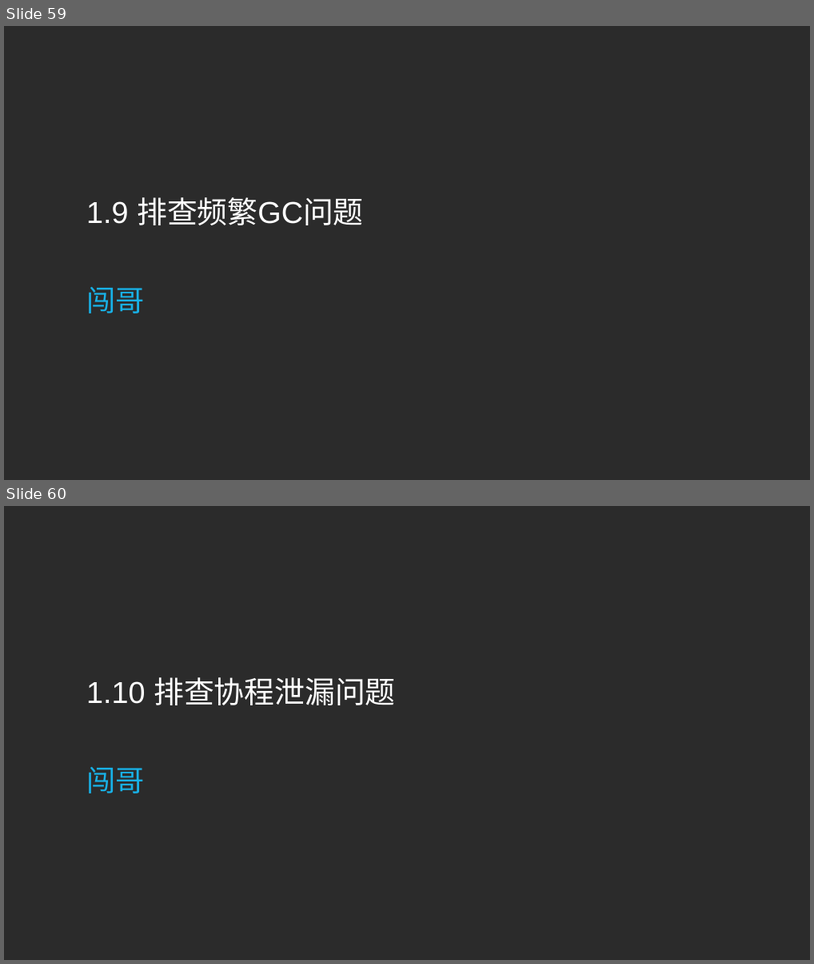
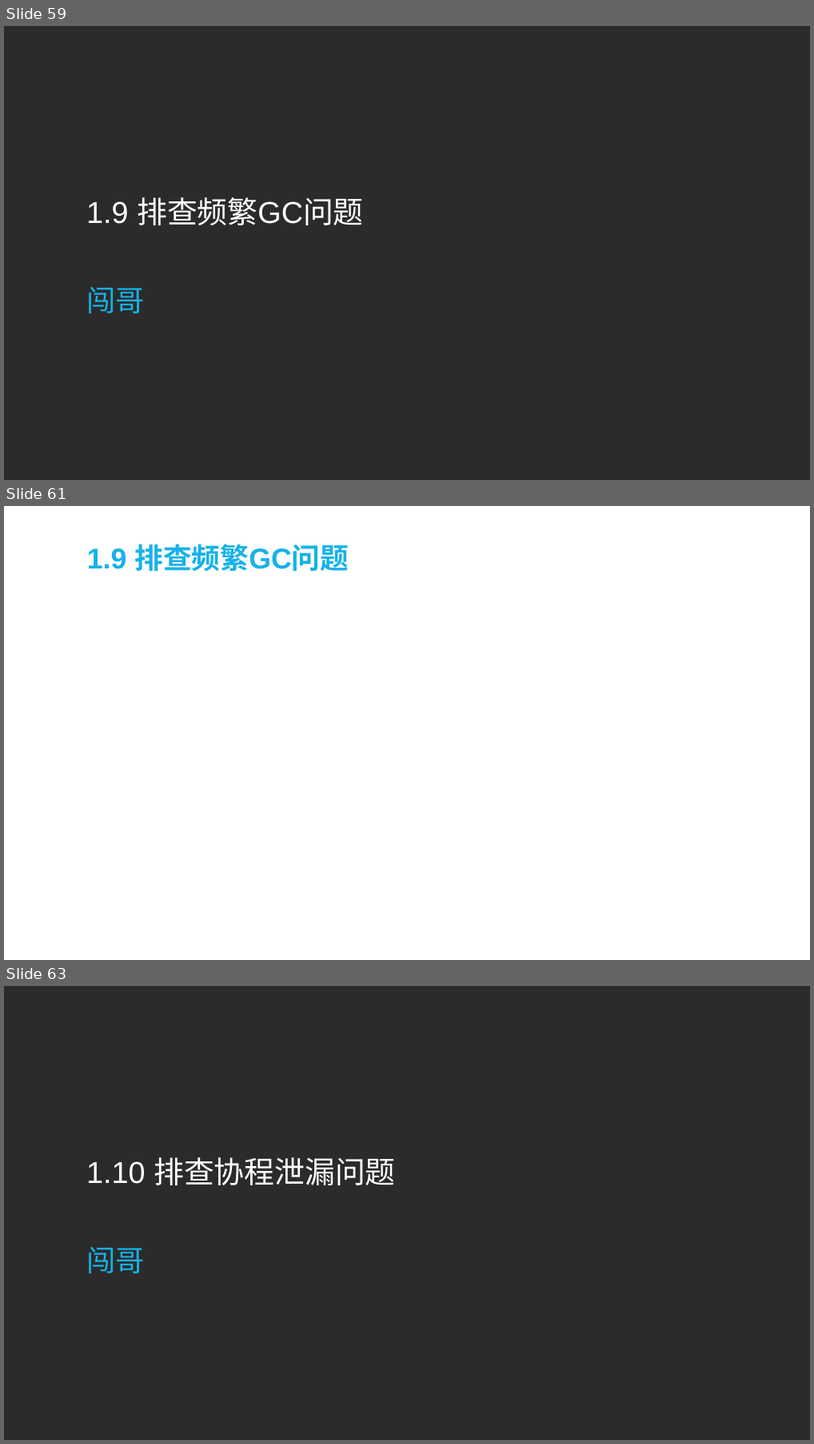
Before and after one commit to sqc157400661/Snail, a slide deck: Go专题系列/性能分析和优化专题/性能分析和优化专题.pptx. Shown one above the other, each under a label of ours: slides 59 and 60 before the commit, slides 59, 61 and 63 after it; the slides between them are not shown. The pictures are 814x964 and 814x1444 pixels, drawn with LibreOffice and Linux fonts; fonts in the diff are those of the drawing; background and template pictures are left out; a plain dark background stands for a picture behind light text. Boxes give left, top, right and bottom in pixels: in the first picture for what was removed or moved away, otherwise in the second. Text is boxed around its words. In the diff, an @@ line names an element or a change of style, - is before the commit and + after.

```diff
--- a/Go专题系列/性能分析和优化专题/性能分析和优化专题.pptx
+++ b/Go专题系列/性能分析和优化专题/性能分析和优化专题.pptx
@@ slide 61 added at bbox=[4, 506, 810, 960], background picture (left out) @@
@@ title added at bbox=[87, 544, 349, 572], 68 pt, text #17B2E9, bold @@
+1.9 排查频繁GC问题
@@ what was slide 60 is now slide 63 @@
```
Also in this commit, not shown: 1 slide changed, 2 other slides added, 7 other files.
